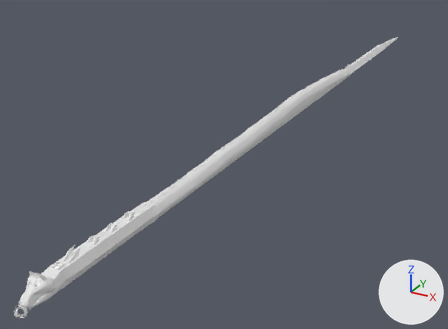
The FBX model Genesis Zero/Assets/Models/AI Models/Snake_boss_anims/Snake_boss_open_mouth.fbx as it was, and as the next commit left it.
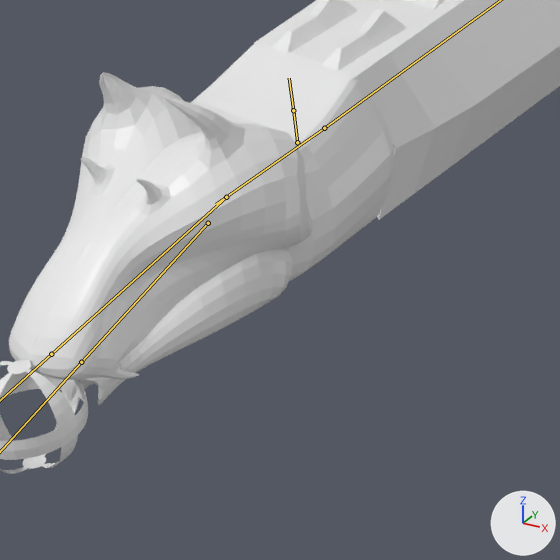
Each version is shown whole from a 50 mm lens placed at (53.6, -44.2, 48.6), pointed at (-13.5, 77.8, -12.4), then close up on the part from 4% to 19% of the width and 80% to 100% of the height. The axes (+X, +Y, +Z) are drawn at lower right. The lights are the same throughout. The bones that bend it are drawn over the model as lines in the close-ups.

Objects in the first close-up: 'Sphere', 'Top_Jaw'.
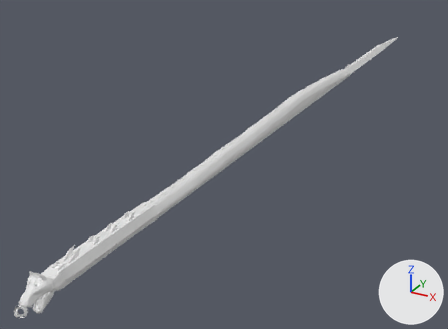
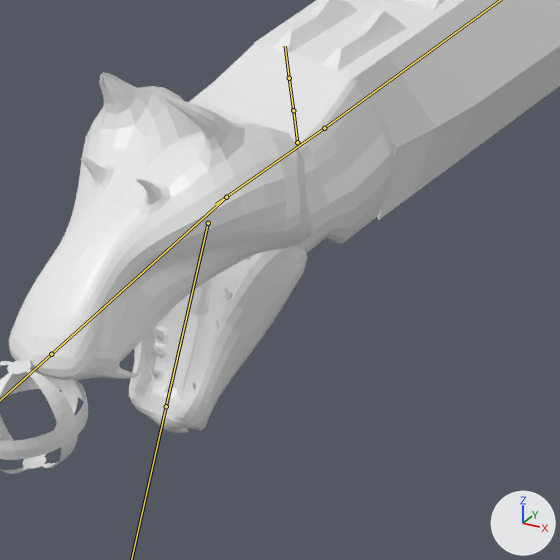
The newer file adds an action. The first version stands in its rest pose; the second is drawn at frame 21 of the action 'Scene'.

Changed parts and their boxes (x1, y1, x2, y2) in the close-ups (560 x 560 px):
'Top_Jaw', posed: before (9, 0, 560, 412); after (9, 0, 560, 433)
bone 'JawBone', root to tip: before (208, 223) to (81, 362); after (208, 223) to (166, 406)

The change in detail:
Bone 'JawBone' (bone_jawbone) turns from (0, 0, 0) to (0, 0, -47) degrees about its own x, y and z.
